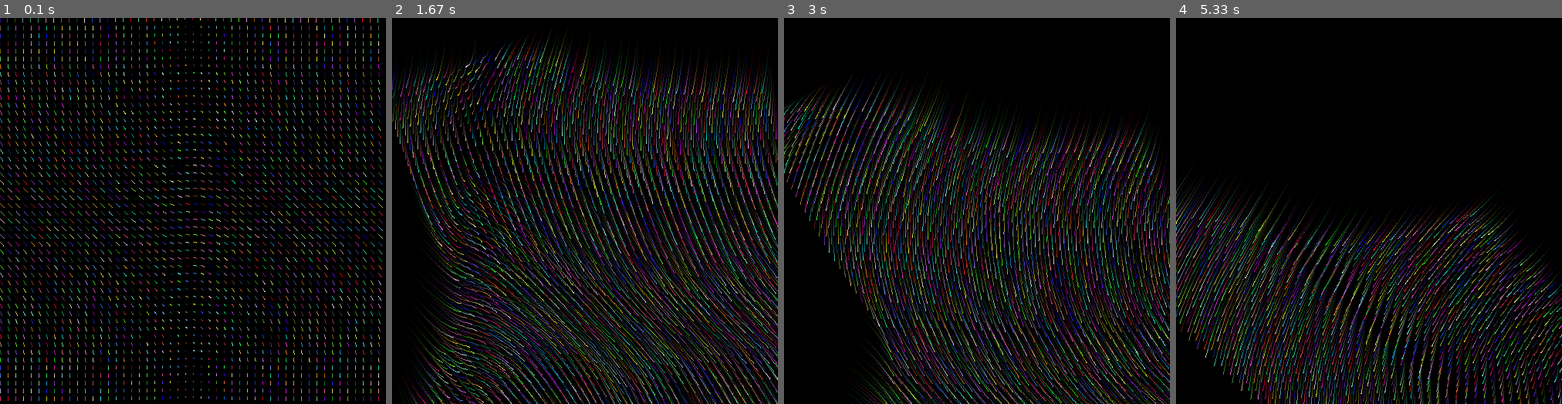
Above: before the commit, frames 1-4 (left to right).
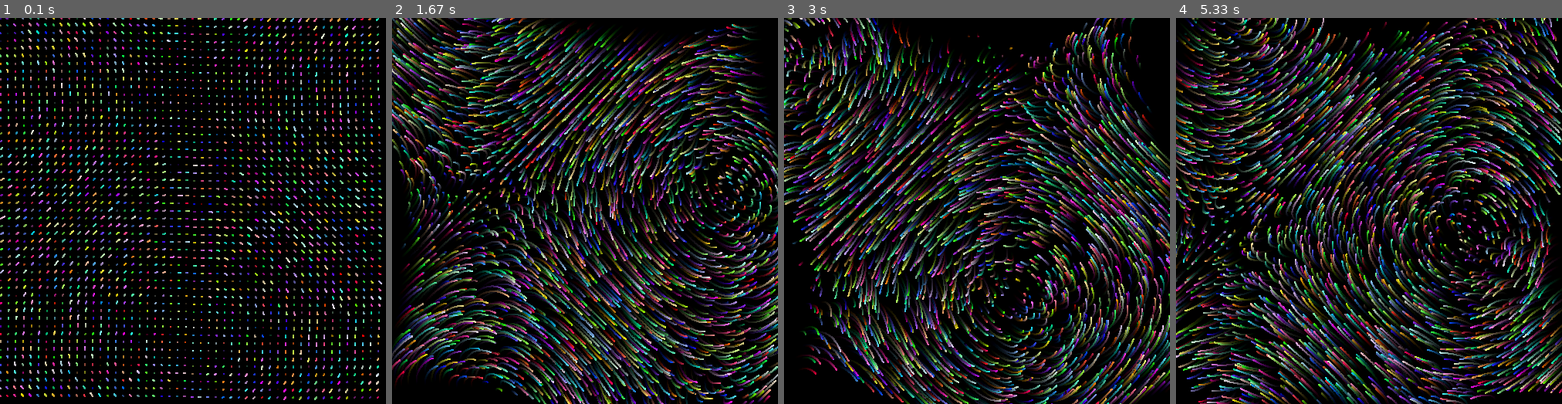
Above: after the commit, the same moments.

Repository: not-ETHICAL-HACKER/Python-Projects
Game: pygame game, started from main/sim/misc/flow_field_v2.py
Two runs of this game, one before a commit and one after it. Both use one fixed random seed, a clock stepped at 60 frames per second and the inputs below.
Inputs:
- Up to frame 1 (0.1 s): no input
- Up to frame 2 (1.67 s): no input
- Up to frame 3 (3 s): no input
- Up to frame 4 (5.33 s): tap Enter at 3.33 s

The runs differ from the first frame. In frame 1, 10% of the frame differs, in the area x 0-100%, y 0-100%; in frame 2, 53%; in frame 3, 48%; in frame 4, 47%.

Commit message:
Refine flow field motion and trails
This change increases particle size and reduces the fade amount so trails persist longer, while using the average particle color brightness to modulate the movement amplitude. The result is a more vivid, color-aware flow field with smoother motion.

Diff:
--- a/main/sim/misc/flow_field_v2.py
+++ b/main/sim/misc/flow_field_v2.py
@@ -29,7 +29,7 @@
 }
 clock = pygame.time.Clock()
 running = True
-size = 1
+size = 2
 k = 100
 colors = [(random.randint(0,255),random.randint(0,255),random.randint(0,255)) for _ in range(N)]
 func_k = list(funcs.keys())
@@ -44,7 +44,7 @@
             screen = pygame.display.set_mode((W, H), pygame.RESIZABLE)
 
             fade = pygame.Surface((W, H), pygame.SRCALPHA)
-            fade.fill((0, 0, 0, 80))
+            fade.fill((0, 0, 0, 10))
             pos_arr = [
                 (x,y) for x in range(0,W,step) for y in range(0,H,step)
             ]
@@ -56,14 +56,15 @@
         t = pygame.time.get_ticks() / 1000 #! remove time dependency for more stable flow field
         mx = x - W/2
         my = H/2 - y
+        c_avg = sum(colors[i])/3
 
         # x += funcs[funcs_arrs[i]](my/k + t)
         # y += funcs[funcs_arrs[i]](mx/k + t)
 
         # x += math.atan2((my), (k) + t)
         # y += math.atan2((mx),k + t)
-        x += math.cos(math.sqrt(abs((my)/k + t)))
-        y += math.sin(math.sqrt(abs((mx)/k + t)))
+        x += math.cos((my)/(k) + t) * (c_avg/255)
+        y += math.sin((mx)/(k) + t) * (c_avg/255)
 
         # x = max(0,min(x,W))
         # y = max(0,min(y,H))
